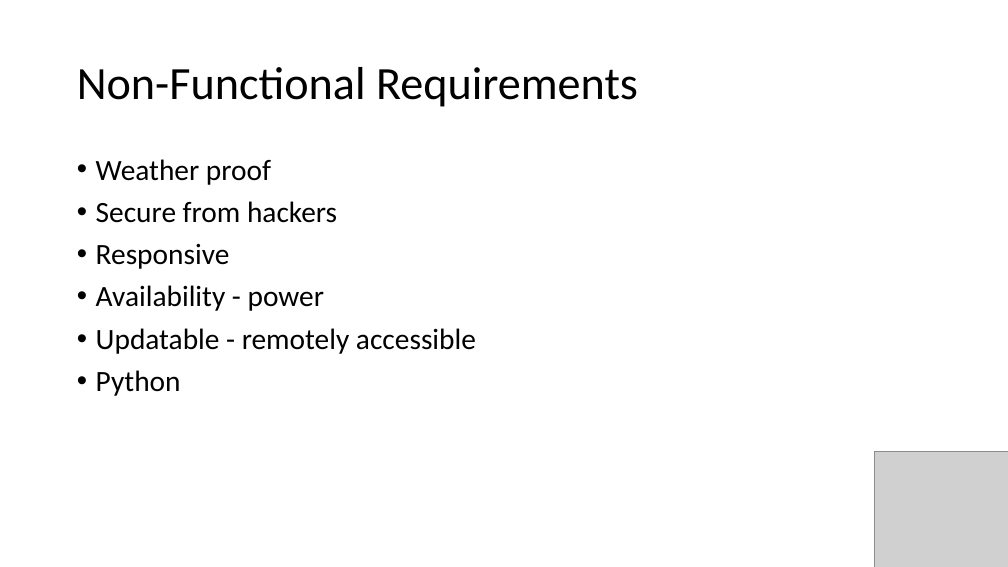
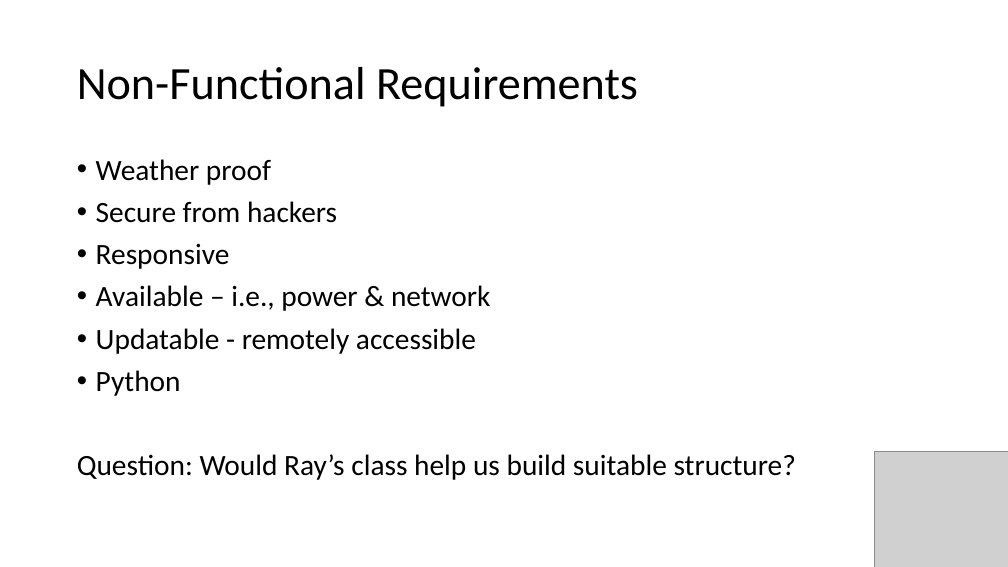
Before and after one commit to crimeprophet/CodeSaints, a slide deck: slide 4 of Weather Station.pptx (slide 5 before the commit). Drawn at 1008x567 pixels with LibreOffice and Linux fonts; fonts in the diff are those of the drawing; grey boxes stand for pictures. Boxes give left, top, right and bottom in pixels: in the first picture for what was removed or moved away, otherwise in the second. Text is boxed around its words. In the diff, an @@ line names an element or a change of style, - is before the commit and + after.

```diff
--- a/Weather Station.pptx
+++ b/Weather Station.pptx
@@ text at [96,285,490,311]: text changed @@
-• Availability - power
+• Available – i.e., power & network
@@ text at [77,454,796,480]: paragraph added @@
+Question: Would Ray’s class help us build suitable structure?
```
Also in this commit, not shown: 2 other slides changed, 10 slides added.
